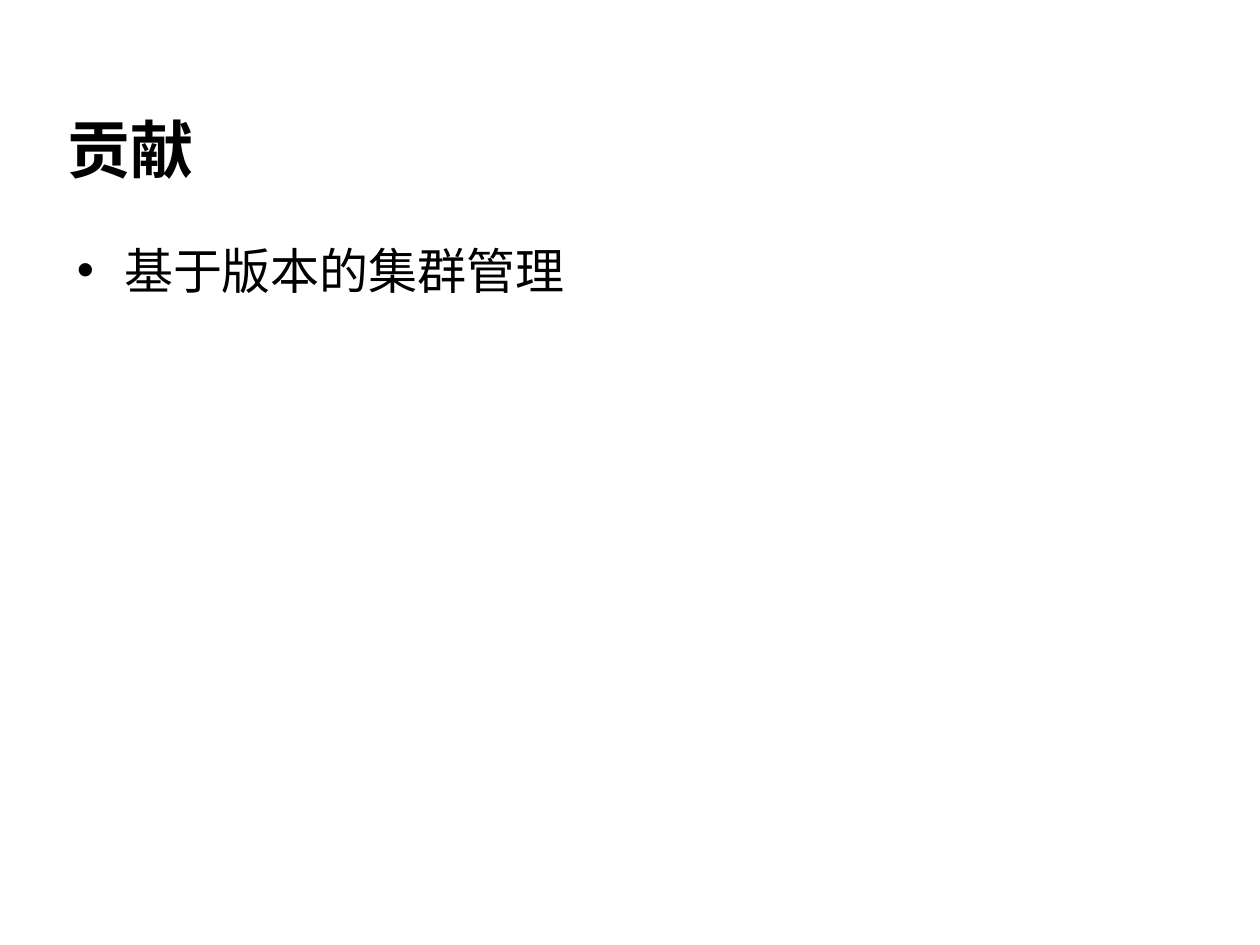
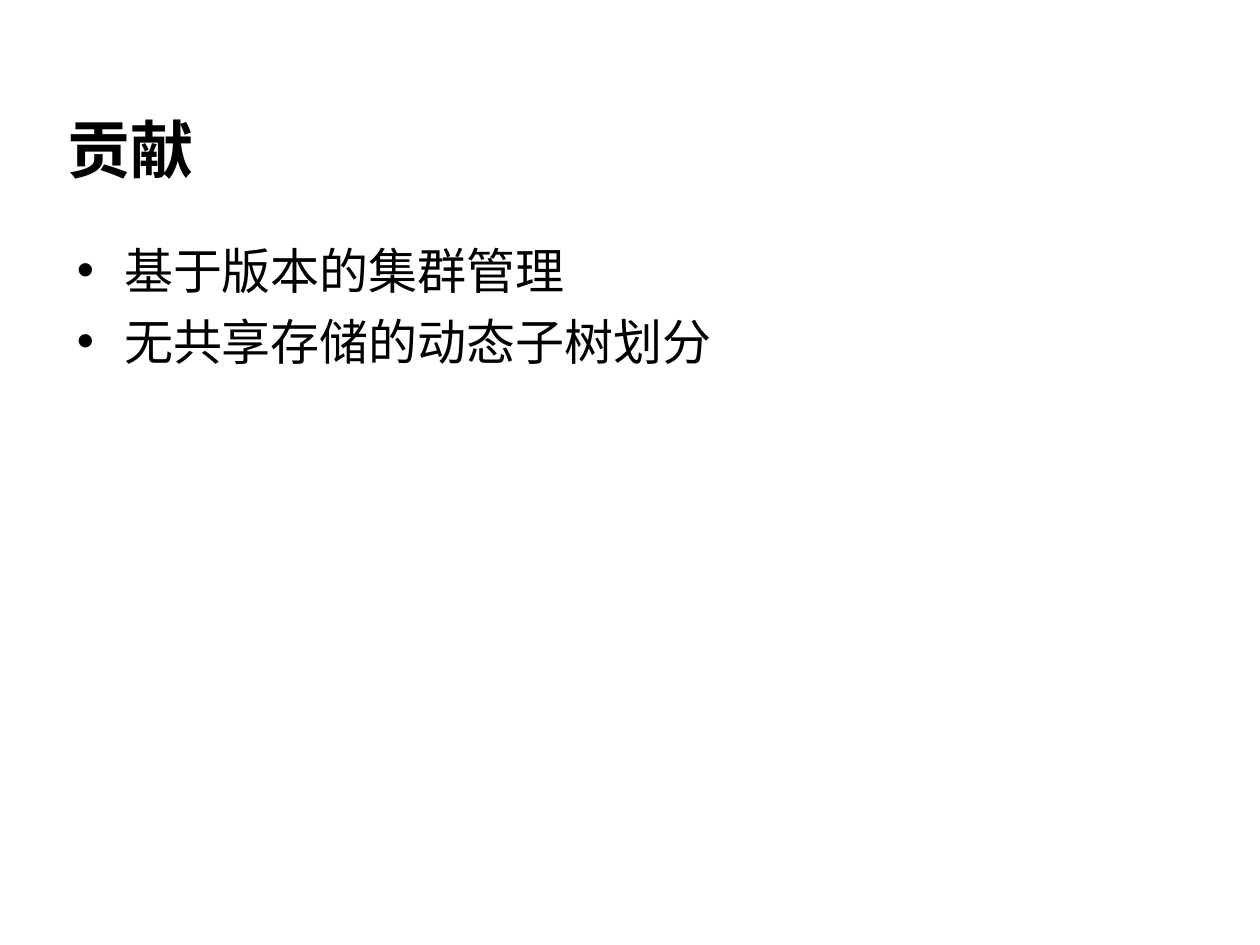
Before and after one commit to cheliequan/idning-paper, a slide deck: slide 21 of draft/答辩.ppt (slide 8 before the commit). Drawn at 1260x945 pixels with LibreOffice and Linux fonts; fonts in the diff are those of the drawing; background and template pictures are left out. Boxes give left, top, right and bottom in pixels: in the first picture for what was removed or moved away, otherwise in the second. Text is boxed around its words. In the diff, an @@ line names an element or a change of style, - is before the commit and + after.

```diff
--- a/draft/答辩.ppt
+++ b/draft/答辩.ppt
@@ text at [124,318,711,364]: paragraph added @@
+• 无共享存储的动态子树划分
```
Also in this commit, not shown: 4 other slides changed, 14 slides added, 1 slide removed, 1 other file.
